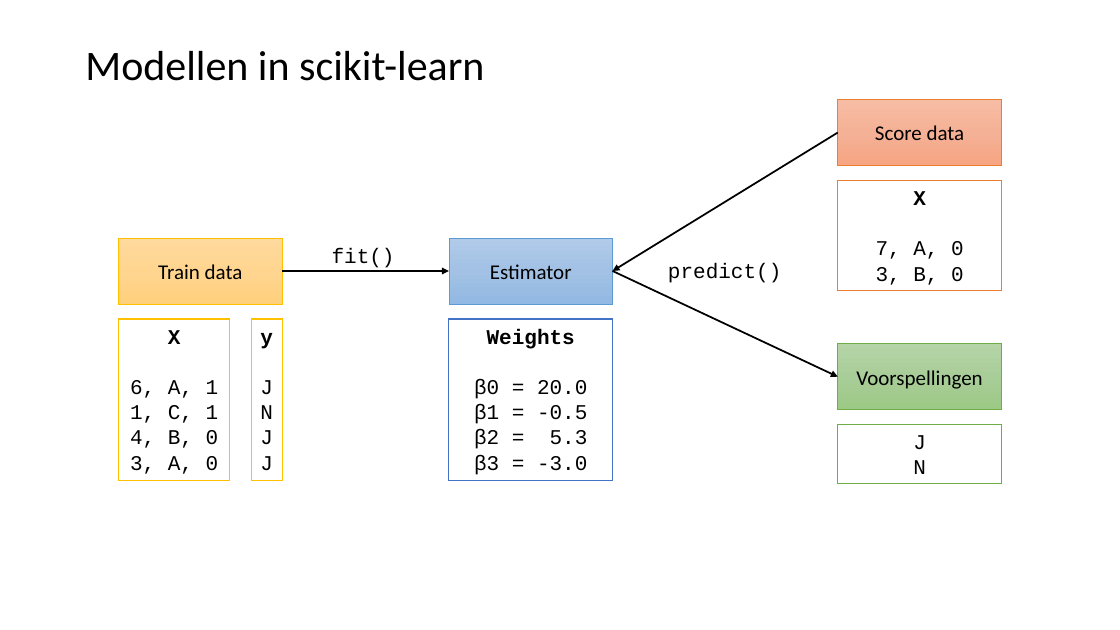
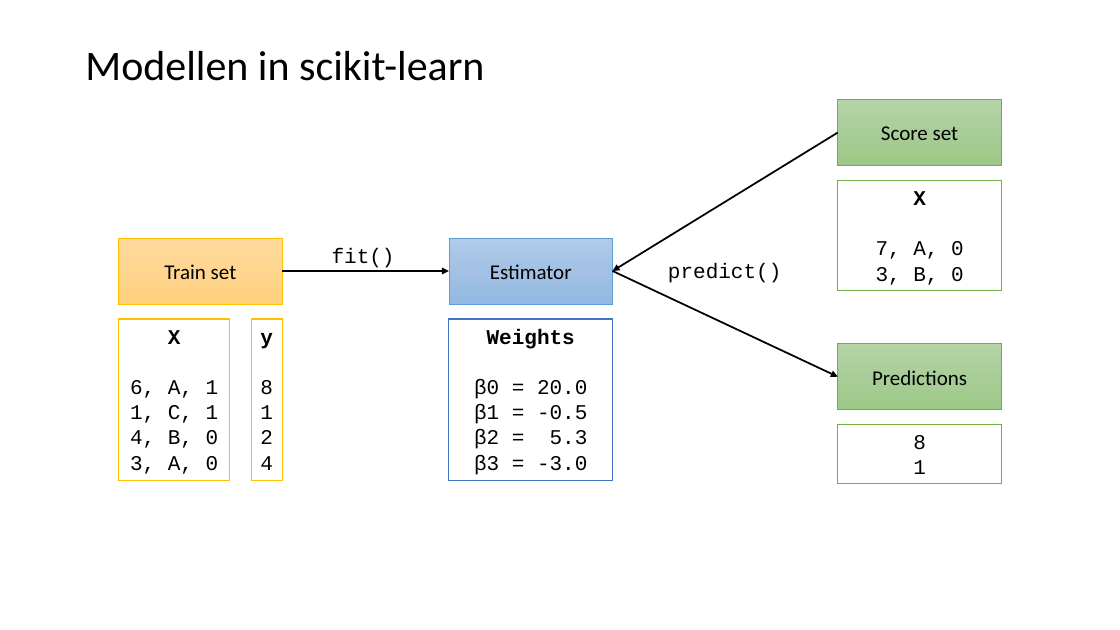
Before and after one commit to LFKoning/knowledge-sharing, a slide deck: slide 23 of python_course/4_scikit_learn/python_cursus_4.pptx. Drawn at 1120x630 pixels with LibreOffice and Linux fonts; fonts in the diff are those of the drawing. Boxes give left, top, right and bottom in pixels: in the first picture for what was removed or moved away, otherwise in the second. Text is boxed around its words. In the diff, an @@ line names an element or a change of style, - is before the commit and + after.

```diff
--- a/python_course/4_scikit_learn/python_cursus_4.pptx
+++ b/python_course/4_scikit_learn/python_cursus_4.pptx
@@ rectangle "Score set" at <box>838,100,1002,166</box>: fill gradient #F7BDA5 to #F5B196 to #F8A582 to gradient #B5D5A7 to #AACE9A to #9CC987; outline #ED7D31 0.5 pt to #70AD47 0.5 pt @@
@@ text in rectangle at <box>881,126,959,140</box>: text changed @@
-Score data
+Score set
@@ rectangle "X" at <box>838,181,1002,291</box>: outline #ED7D31 1 pt to #70AD47 1 pt @@
@@ text in rectangle at <box>164,264,237,279</box>: text changed @@
-Train data
+Train set
@@ text in rectangle at <box>260,380,273,470</box>: text changed @@
-J
-N
-J
-J
+8
+1
+2
+4
@@ text in rectangle at <box>872,370,967,385</box>: text changed @@
-Voorspellingen
+Predictions
@@ text in rectangle at <box>913,435,926,474</box>: text changed @@
-J
-N
+8
+1
```
Also in this commit, not shown: 15 other slides changed, 5 slides added, 1 slide removed, 8 other files.
